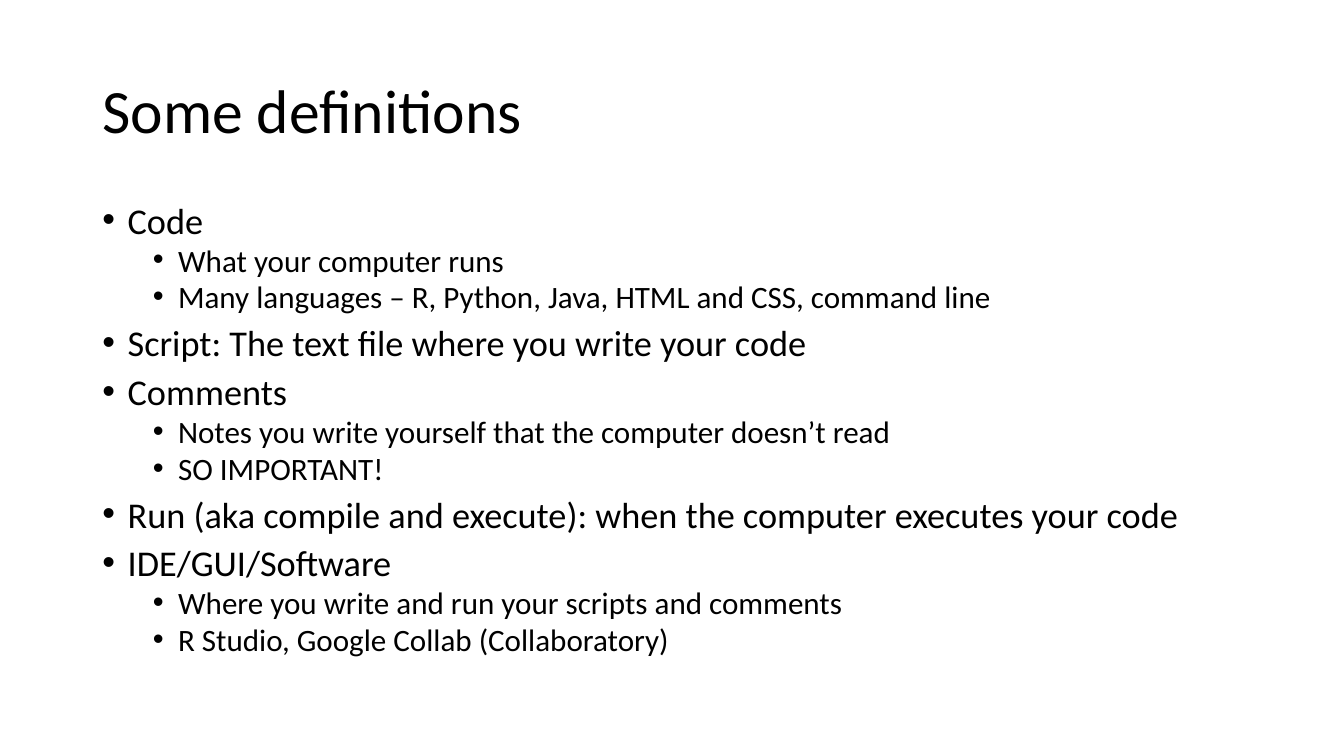
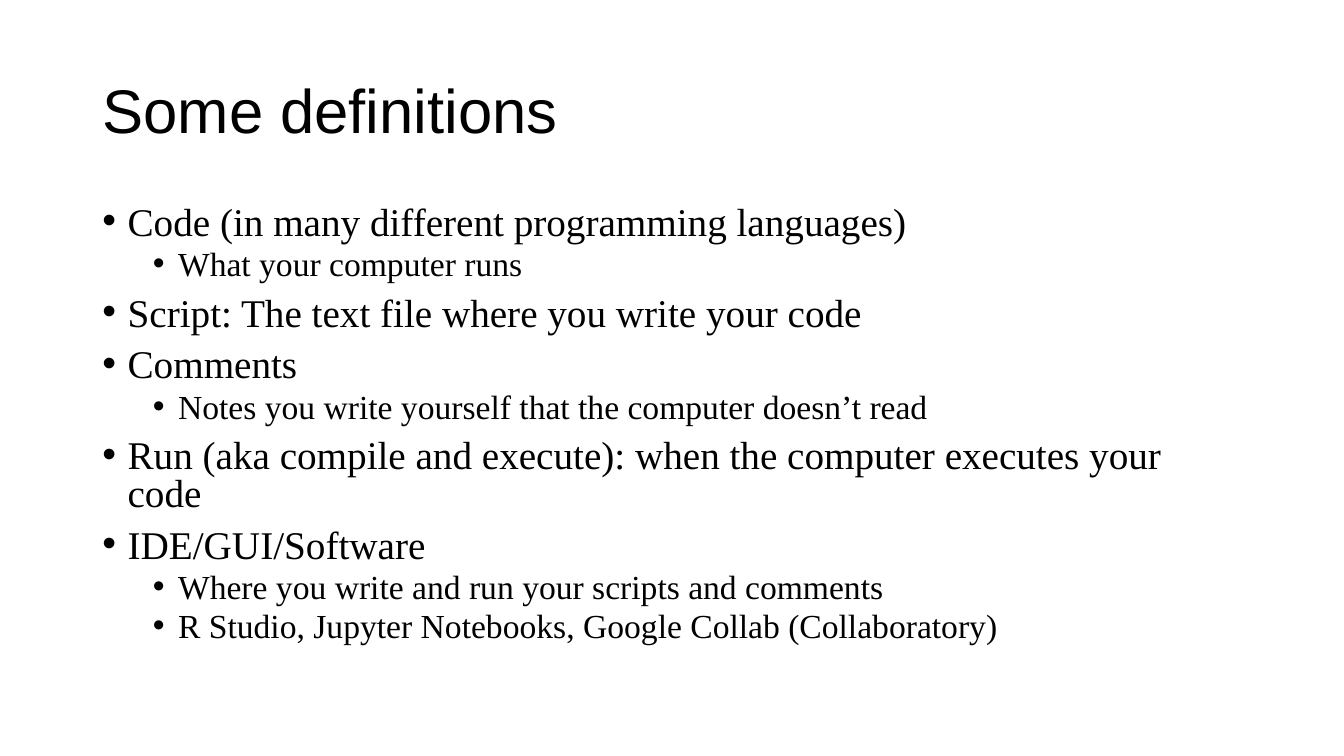
Before and after one commit to a5creel/intro_to_programming, a slide deck: slide 11 of lecture_material/1_think_like_computer.pptx (slide 10 before the commit). Drawn at 1344x756 pixels with LibreOffice and Linux fonts; fonts in the diff are those of the drawing. Boxes give left, top, right and bottom in pixels: in the first picture for what was removed or moved away, otherwise in the second. Text is boxed around its words. In the diff, an @@ line names an element or a change of style, - is before the commit and + after.

```diff
--- a/lecture_material/1_think_like_computer.pptx
+++ b/lecture_material/1_think_like_computer.pptx
@@ title "Some definitions" at <box>102,88,557,134</box>: font Calibri to Arial @@
@@ text at <box>128,208,907,243</box>: text changed; size 25.9 to 28 pt; font Calibri to Times New Roman @@
-• Code
+• Code (in many different programming languages)
@@ text at <box>128,252,1161,606</box>: size 22.2 to 24 pt in "What your computer runs", "Notes you write yourself that the computer ...", "Where you write and run your scripts ..."; font Calibri to Times New Roman in "What your computer runs", "Script: The text file where you write ...", "Comments", "Notes you write yourself that the computer ..." and 3 more places; size 25.9 to 28 pt in "Script: The text file where you write ...", "Comments", "Run (aka compile and execute): when the ...", "IDE/GUI/Software" @@
@@ text at <box>178,286,990,314</box>: paragraph removed @@
-  • Many languages – R, Python, Java, HTML and CSS, command line
@@ text at <box>178,459,383,481</box>: paragraph removed @@
-  • SO IMPORTANT!
@@ text at <box>178,614,997,645</box>: text changed; size 22.2 to 24 pt; font Calibri to Times New Roman @@
-  • R Studio, Google Collab (Collaboratory)
+  • R Studio, Jupyter Notebooks, Google Collab (Collaboratory)
```
Also in this commit, not shown: 23 other slides changed, 1 slide added, 14 other files.
